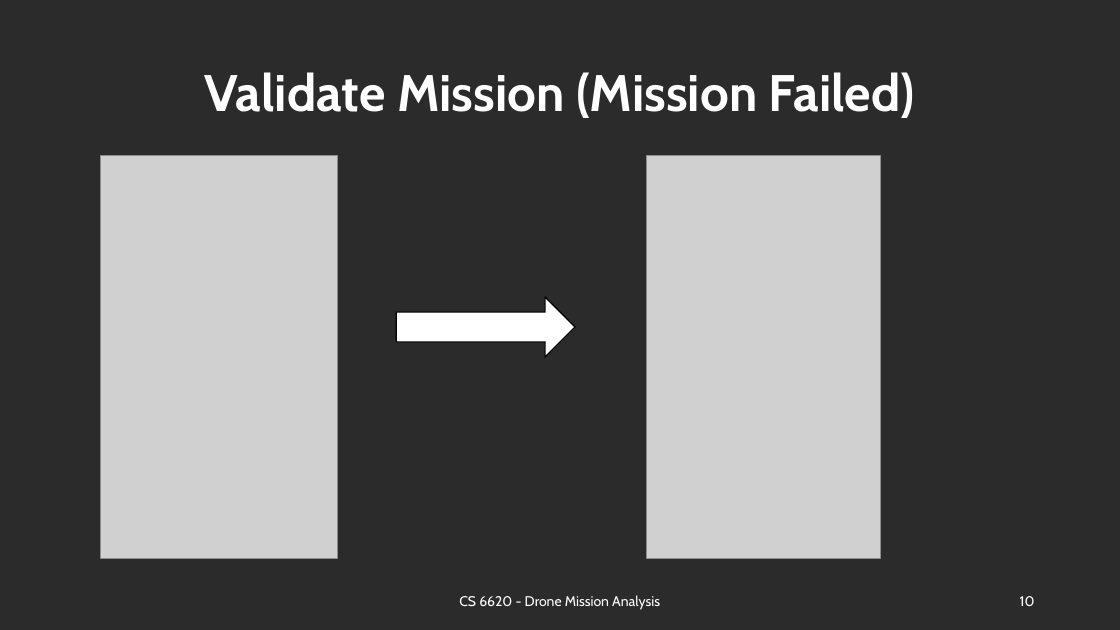
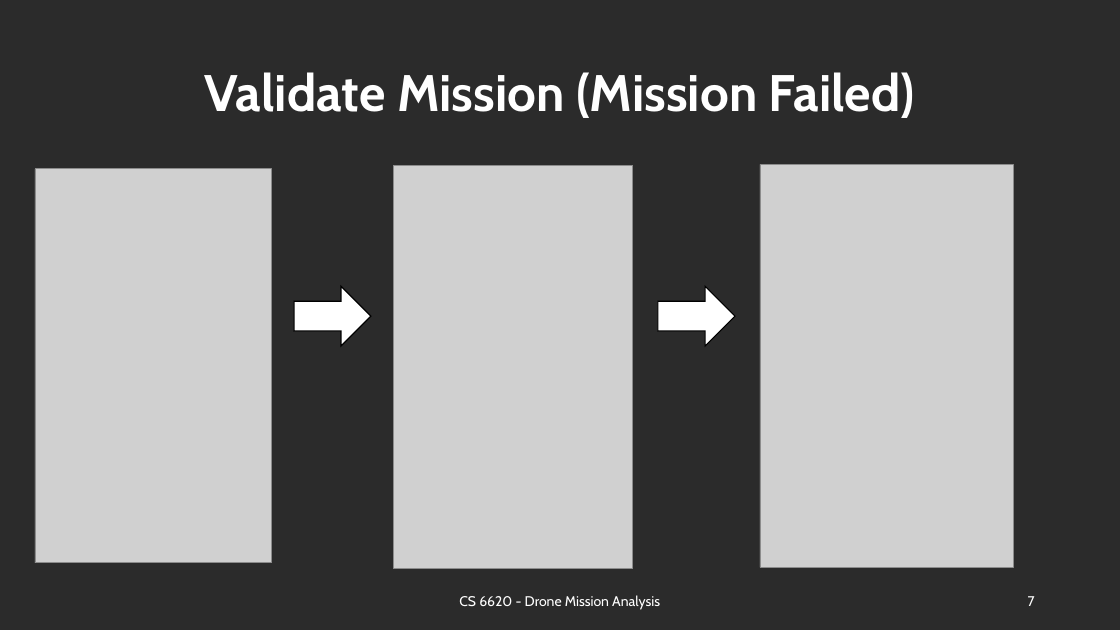
Before and after one commit to BU-NU-CLOUD-SP18/Drone-Mission-Analysis, a slide deck: slide 7 of presentations/Demo5.ppt (slide 10 before the commit). Drawn at 1120x630 pixels with LibreOffice and Linux fonts; fonts in the diff are those of the drawing; grey boxes stand for pictures; background and template pictures are left out; a plain dark background stands for a picture behind light text. Boxes give left, top, right and bottom in pixels: in the first picture for what was removed or moved away, otherwise in the second. Text is boxed around its words. In the diff, an @@ line names an element or a change of style, - is before the commit and + after.

```diff
--- a/presentations/Demo5.ppt
+++ b/presentations/Demo5.ppt
@@ picture: place and size @@
-picture at box(101, 155, 338, 558)
+picture at box(35, 169, 272, 563)
@@ picture added at box(393, 165, 633, 568) @@
@@ picture: place and size @@
-picture at box(646, 155, 880, 558)
+picture at box(760, 165, 1013, 568)
@@ right arrow: place and size @@
-right arrow at box(396, 297, 575, 357)
+right arrow at box(294, 286, 371, 346)
@@ right arrow at box(294, 286, 371, 346): proportions changed @@
@@ right arrow added at box(657, 286, 735, 346), fill #FFFFFF, outline #000000 0.99 pt @@
@@ page number at box(1028, 596, 1035, 606): text changed @@
-10
+7
```
Also in this commit, not shown: 9 other slides changed, 3 slides added, 1 slide removed.
